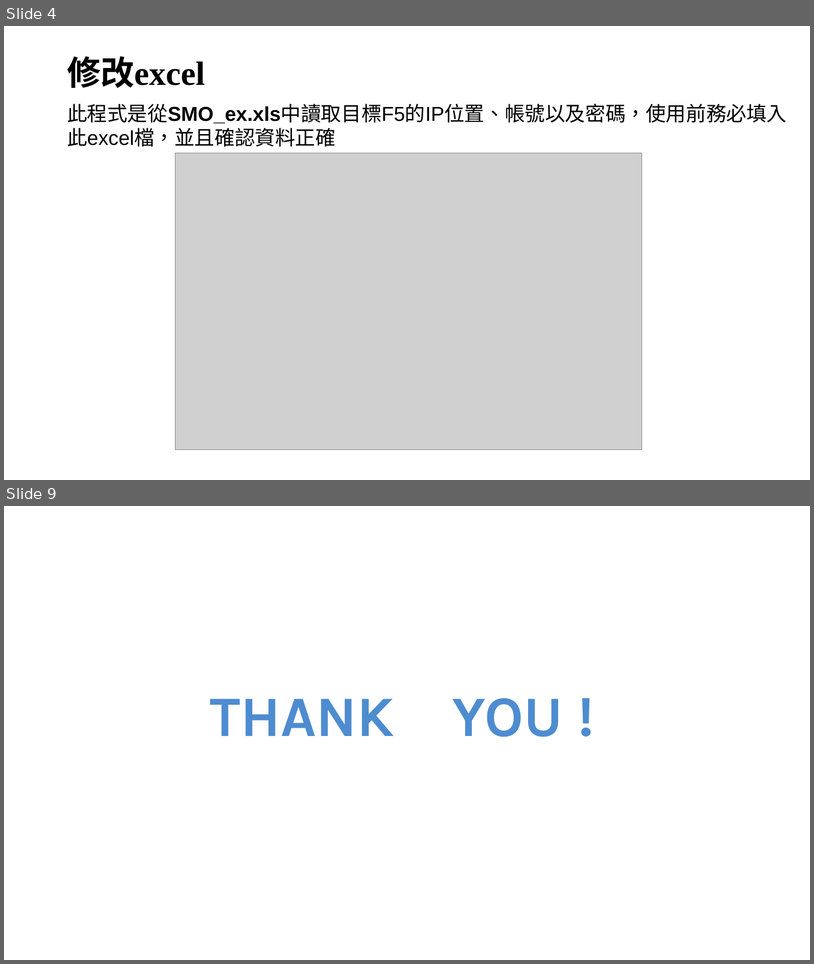
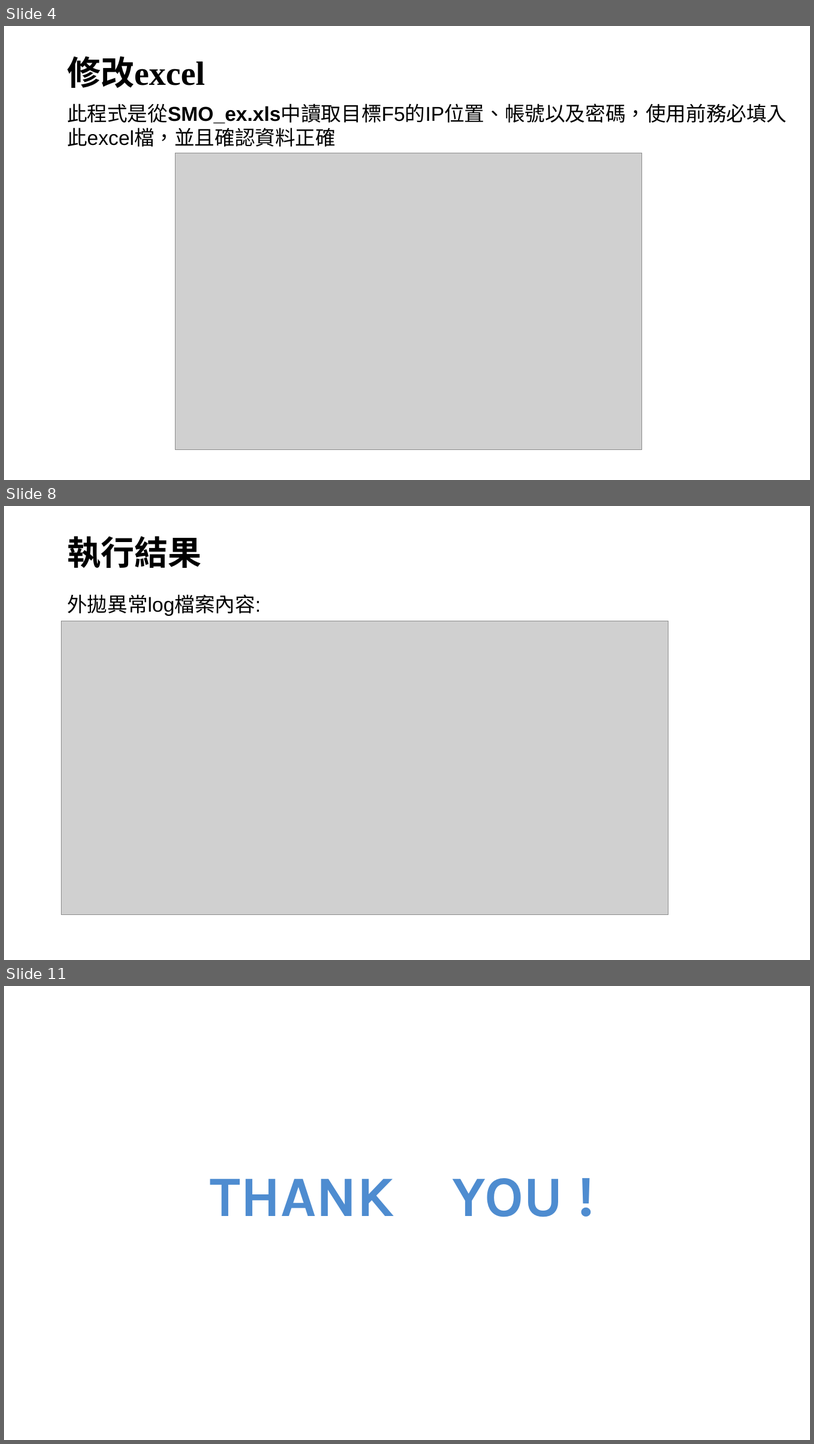
Before and after one commit to EXCurryBar/F5-SMO-selenium, a slide deck: Dynasafe_SMO.pptx. Shown one above the other, each under a label of ours: slides 4 and 9 before the commit, slides 4, 8 and 11 after it; the slides between them are not shown. The pictures are 814x964 and 814x1444 pixels, drawn with LibreOffice and Linux fonts; fonts in the diff are those of the drawing; grey boxes stand for pictures; background and template pictures are left out. Boxes give left, top, right and bottom in pixels: in the first picture for what was removed or moved away, otherwise in the second. Text is boxed around its words. In the diff, an @@ line names an element or a change of style, - is before the commit and + after.

```diff
--- a/Dynasafe_SMO.pptx
+++ b/Dynasafe_SMO.pptx
@@ slide 8 added at (4,506,810,960), background picture (left out) @@
@@ title added at (67,536,201,568), 40 pt, text #000000, bold @@
+執行結果
@@ text added at (67,594,261,616), 24 pt, text #000000 @@
+外拋異常log檔案內容:
@@ picture added at (61,621,669,915) @@
@@ what was slide 9 is now slide 11 @@
```
Also in this commit, not shown: 3 slides changed, 1 other slide added, 2 other files.
